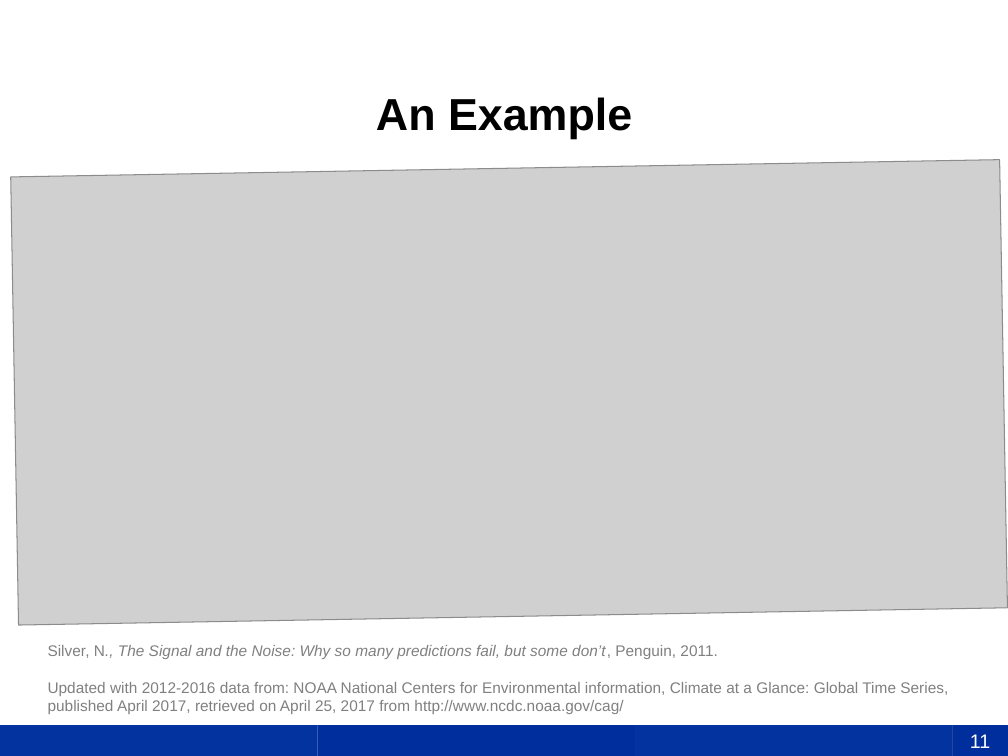
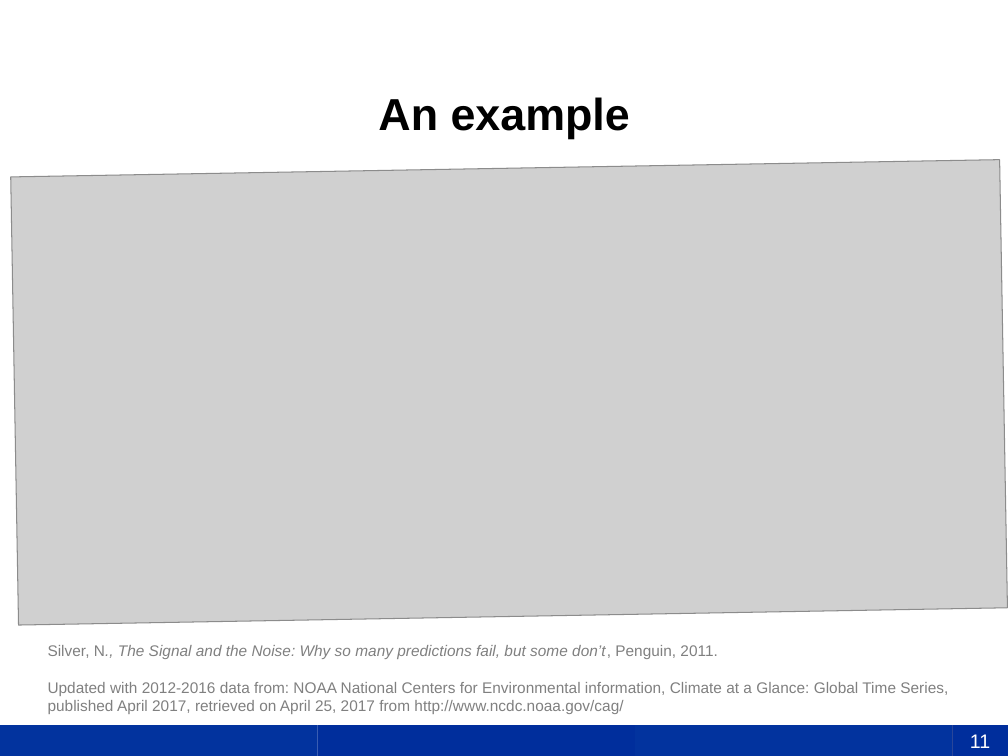
Before and after one commit to uky-transport-data-science/ce599, a slide deck: slide 11 of 25-Ethics and Wrap Up/Model Evaluation-CE 599.pptx. Drawn at 1008x756 pixels with LibreOffice and Linux fonts; fonts in the diff are those of the drawing; grey boxes stand for pictures; background and template pictures are left out. Boxes give left, top, right and bottom in pixels: in the first picture for what was removed or moved away, otherwise in the second. Text is boxed around its words. In the diff, an @@ line names an element or a change of style, - is before the commit and + after.

```diff
--- a/25-Ethics and Wrap Up/Model Evaluation-CE 599.pptx
+++ b/25-Ethics and Wrap Up/Model Evaluation-CE 599.pptx
@@ title at <box>378,97,630,139</box>: text changed @@
-An Example
+An example
```
Also in this commit, not shown: 1 other slide changed, 1 other file.
